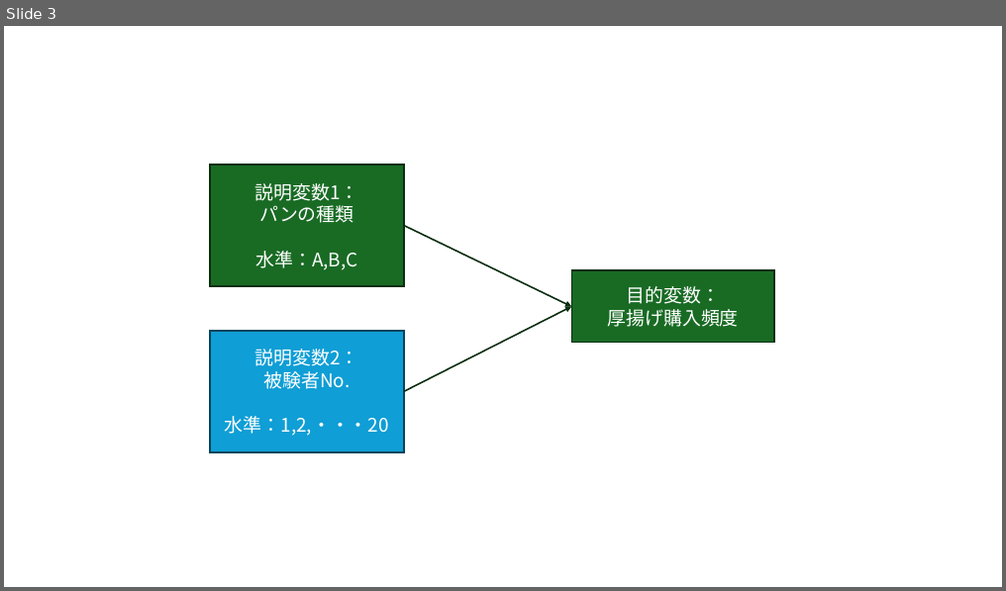
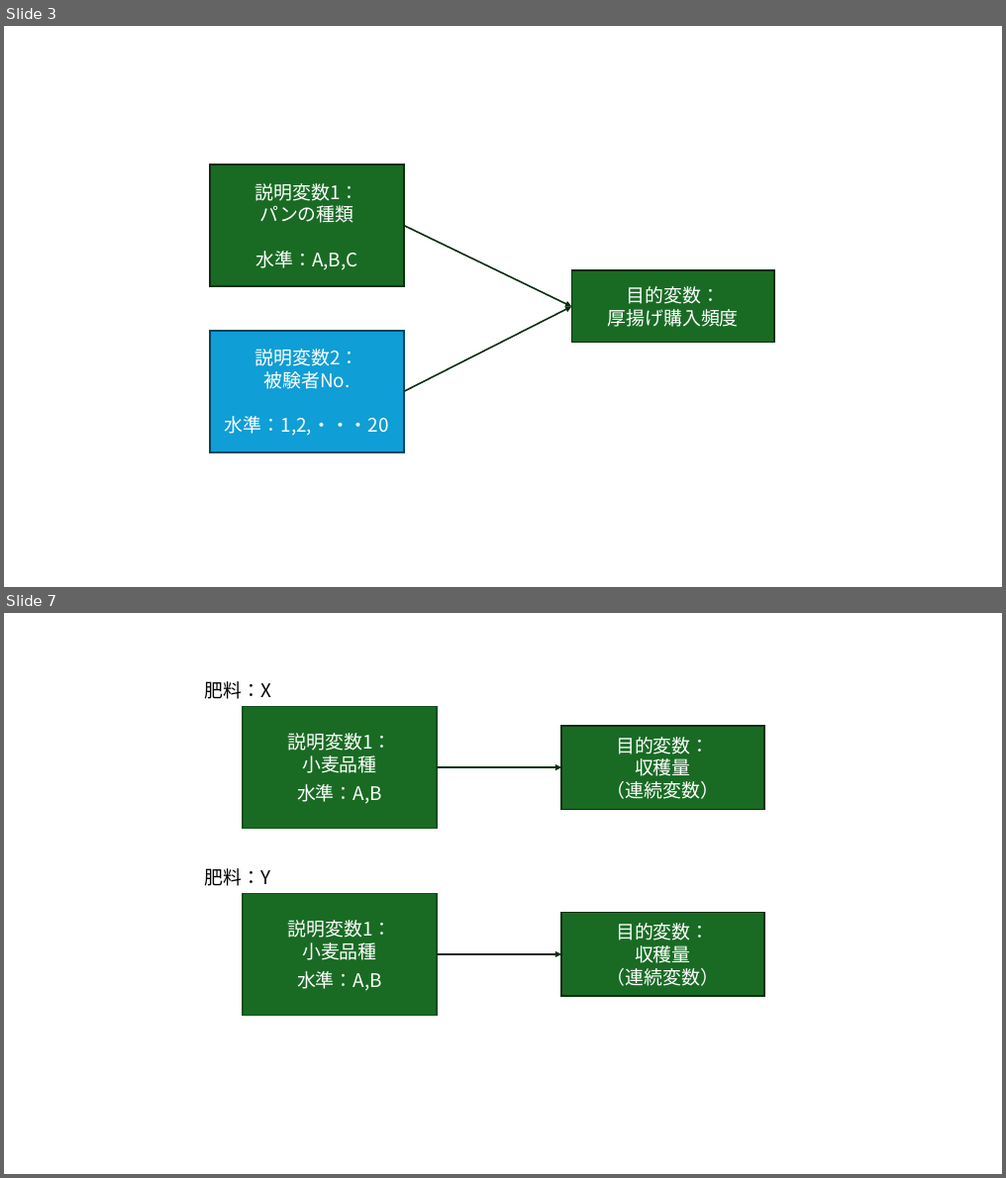
Before and after one commit to b-fujino/RLessonText, a slide deck: Img/AnovaModeling.pptx. Shown one above the other, each under a label of ours: slide 3 before the commit, slides 3 and 7 after it; the slides between them are not shown. The pictures are 1006x591 and 1006x1178 pixels, drawn with LibreOffice and Linux fonts; fonts in the diff are those of the drawing. Boxes give left, top, right and bottom in pixels: in the first picture for what was removed or moved away, otherwise in the second. Text is boxed around its words. In the diff, an @@ line names an element or a change of style, - is before the commit and + after.

```diff
--- a/Img/AnovaModeling.pptx
+++ b/Img/AnovaModeling.pptx
@@ slide 7 added at (x1=4, y1=613, x2=1002, y2=1174), background #FFFFFF @@
@@ text added at (x1=205, y1=681, x2=272, y2=699), 18 pt, text #000000 @@
+肥料：X
@@ rectangle added at (x1=243, y1=707, x2=437, y2=828), fill #196B24, outline #124F1B 1.5 pt, 18 pt, text #FFFFFF @@
+説明変数1：
+小麦品種
+水準：A,B
@@ rectangle added at (x1=561, y1=726, x2=764, y2=810), fill #196B24, outline #0B2F10 1.5 pt, 18 pt, text #FFFFFF @@
+目的変数：
+収穫量
+（連続変数）
@@ arrow added from (437, 768) to (561, 768), #0B2F10 1.5 pt @@
@@ text added at (x1=205, y1=868, x2=271, y2=886), 18 pt, text #000000 @@
+肥料：Y
@@ rectangle added at (x1=243, y1=894, x2=437, y2=1015), fill #196B24, outline #124F1B 1.5 pt, 18 pt, text #FFFFFF @@
+説明変数1：
+小麦品種
+水準：A,B
@@ rectangle added at (x1=561, y1=912, x2=764, y2=996), fill #196B24, outline #0B2F10 1.5 pt, 18 pt, text #FFFFFF @@
+目的変数：
+収穫量
+（連続変数）
@@ arrow added from (437, 955) to (561, 955), #0B2F10 1.5 pt @@
```
Also in this commit, not shown: 3 other slides added, 7 other files.
